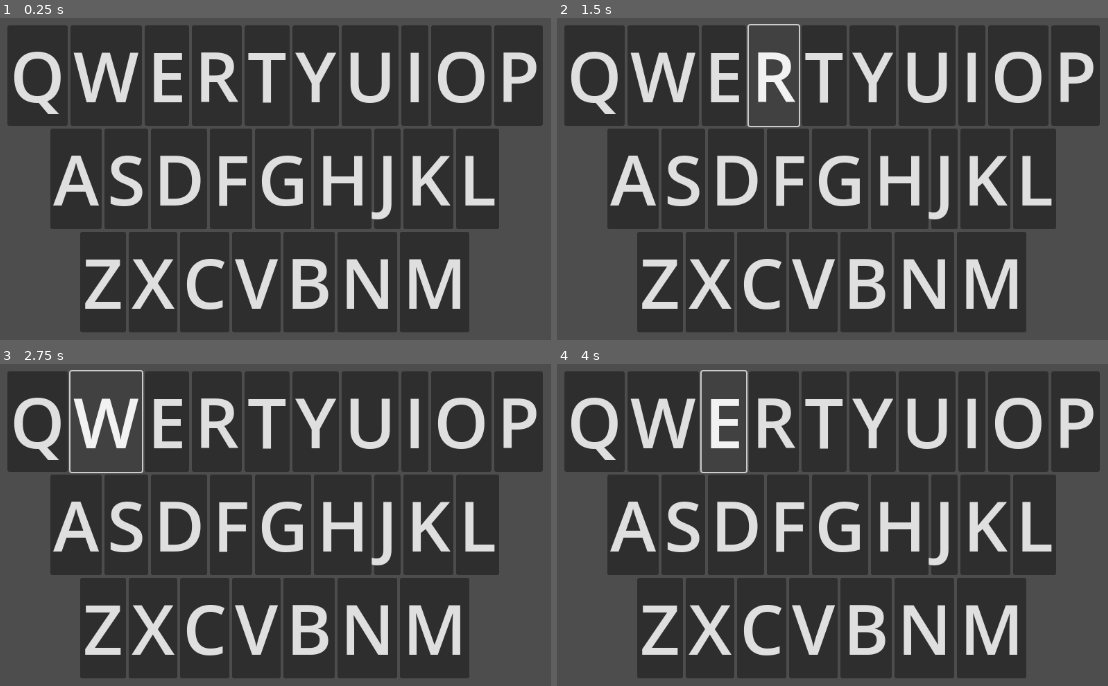
Above: before the commit, frames 1-4 (two rows, left to right).
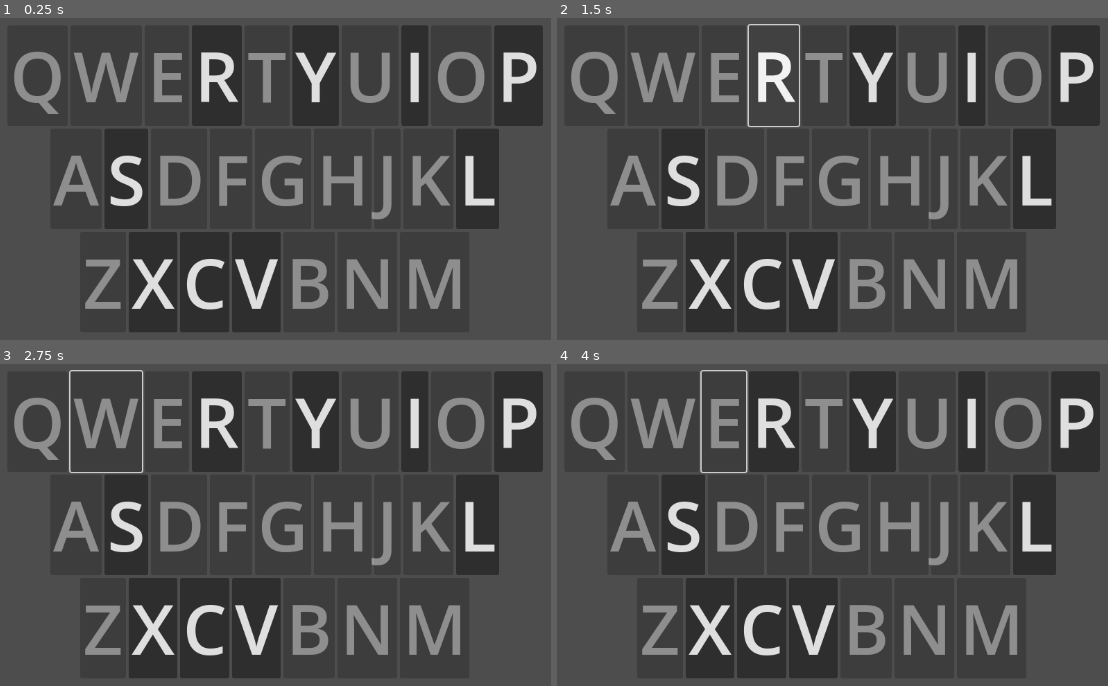
Above: after the commit, the same moments.

Repository: naixsu/Osu-Thingy
Game: Godot game, scene res://Scenes/Test.tscn
Same seed, same stepped clock (60 frames per second), same inputs: the game is played once before the commit and once after it. This scene is started directly instead of the project's main scene. Sound files missing from this copy of the repository are replaced by a short silence.
Inputs (mouse positions are in pixels of both pictures, inside the frame that each line leads up to):
- Up to frame 1 (0.25 s): no input
- Up to frame 2 (1.5 s): click (595, 75) at 0.5 s, where only the run before the commit has a clickable "Q"; click "R" at 1.25 s
- Up to frame 3 (2.75 s): click (104, 421) at 2 s, where only the run before the commit has a clickable "W"
- Up to frame 4 (4 s): click "Y" at 2.75 s; click (722, 421) at 3.5 s, where only the run before the commit has a clickable "E"

The runs differ from the first frame. In frame 1, 9.3% of the frame differs, in the area x 2-89%, y 10-91%; in frame 2, 9.3%; in frame 3, 9.4%; in frame 4, 9.3%.

Commit message:
random disable

Diff:
--- a/Scenes/Test.gd
+++ b/Scenes/Test.gd
@@ -34,9 +34,11 @@
 			var button = packed_key.instantiate()
 			button.name = key_names[key_index]
 			button.text = key_names[key_index]
+			button.disabled = randi() % 2 == 0
 			hbox_containers[i].add_child(button)
 			key_index += 1
-		print("\nnew\n")
+
+
 
 func _input(event):
 	if event is InputEventKey and event.pressed:
